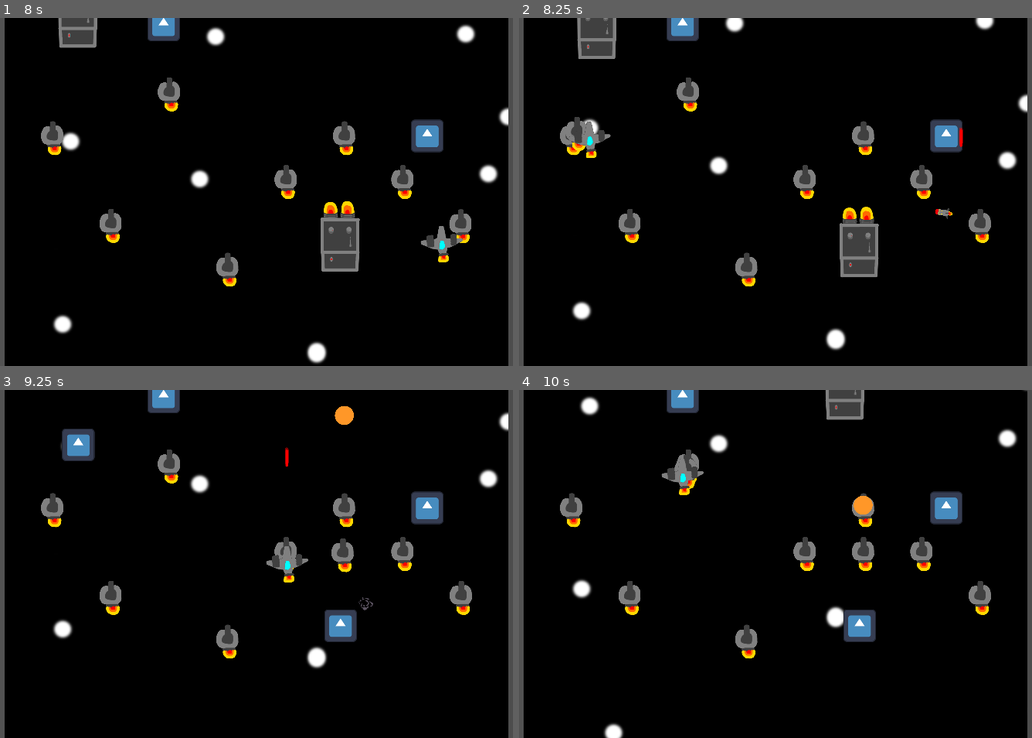
Above: before the commit, frames 1-4 (two rows, left to right).
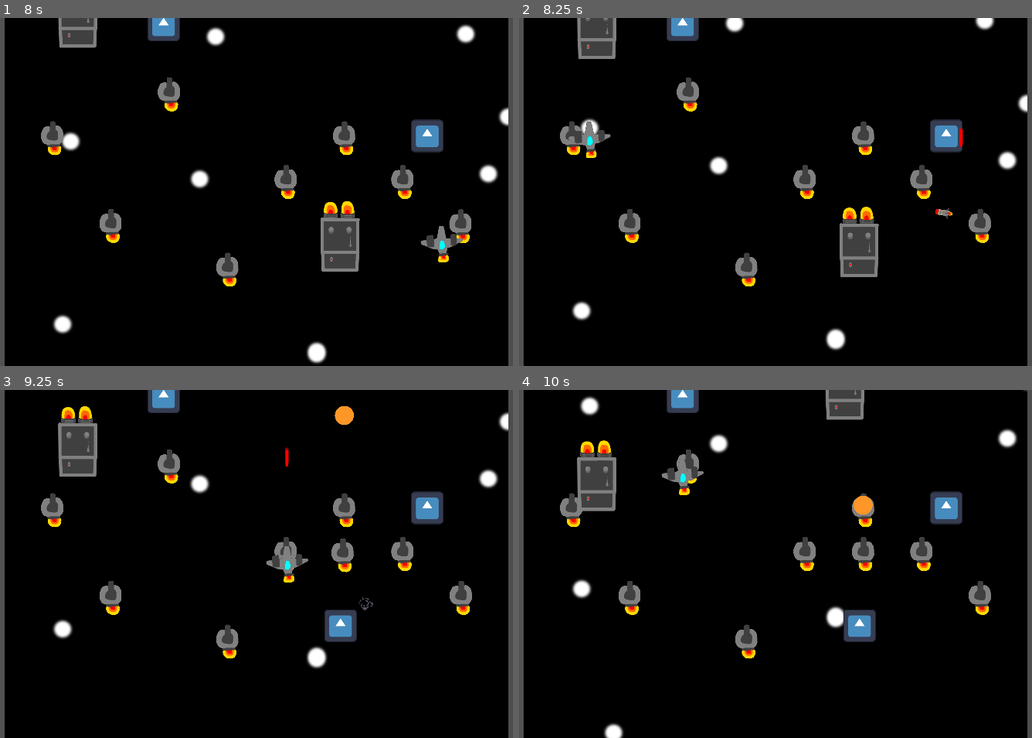
Above: after the commit, the same moments.

Repository: mykyta-bazhukhin/Cargo-Defense
Game: Godot game, scene res://Scenes/main_scene.tscn
Same seed, same stepped clock (60 frames per second), same inputs: the game is played once before the commit and once after it. The engine's default icon, where the game draws it, is replaced by a stand-in: a white triangle on a blue panel in a dark square.
Inputs (mouse positions are in pixels of both pictures, inside the frame that each line leads up to):
- Up to frame 1 (8 s): move the mouse to (225, 261) at 0.52 s; tap 1 (Place tower 1) at 0.6, 1.35, 2.3, 3.05, 3.8, 4.35, 5.1, 6.05, 6.8, 7.55 s; move the mouse to (441, 244) at 1.27 s; move the mouse to (71, 139) at 2.02 s; tap 2 (Place tower 2) at 2.1, 5.85 s; move the mouse to (287, 192) at 2.77 s; tap 3 (Place tower 3) at 2.85, 6.6 s; move the mouse to (164, 105) at 3.52 s; tap L (give_scrap) at 3.6, 7.35 s; move the mouse to (395, 174) at 4.27 s; move the mouse to (133, 209) at 5.02 s; move the mouse to (318, 115) at 5.77 s; move the mouse to (225, 261) at 6.52 s; move the mouse to (441, 244) at 7.27 s
- Up to frame 2 (8.25 s): move the mouse to (590, 139) at 8.02 s; tap 1 (Place tower 1) at 8.1 s
- Up to frame 3 (9.25 s): move the mouse to (287, 564) at 8.77 s; tap 1 (Place tower 1) at 8.85 s
- Up to frame 4 (10 s): move the mouse to (683, 477) at 9.52 s; tap 2 (Place tower 2) at 9.6 s; tap 1 (Place tower 1) at 9.8 s

Frame 1 is identical in both runs. In frame 2, 0.2% of the frame differs, in the area x 9-14%, y 28-39%; in frame 3, 1.2%; in frame 4, 1.5%, in the area x 9-35%, y 14-40%.

Commit message:
made a super function for spawning towers

Diff:
--- a/Scenes/main_scene.gd
+++ b/Scenes/main_scene.gd
@@ -26,14 +26,7 @@
 	var ball = tower_sample_projectile_scene.instantiate()
 	ball.position = pos
 	$Projectiles.add_child(ball)
-func _select_tower(number: int):
-	var tower = tower_selection_array[number].instantiate()
-	tower.position = $Space_plane.position
-	print(tower.position)
-	tower.connect("shoot_turret", _on_shoot_turret)
-	$Towers.add_child(tower)
-	find_closest_tower_point_and_approach(tower)
-	Global.scrap -= tower.cost
+
 func pythagrean_therom(var1, var2): #returns the result of a pathagreon therom(distance) between 2 variables
 	return sqrt(pow(var1.position.x-var2.position.x, 2) + pow(var1.position.y-var2.position.y, 2))
 
@@ -41,7 +34,7 @@
 	#tower selection code
 	if (Input.is_action_just_pressed("Place tower 1") and tower_selection_array[0] != null and tower1_cost <= Global.scrap):
 		#print("sapwn")
-		_select_tower(0)
+		FIND_POINT_spawn_tower_approach_point(0)
 	if (Input.is_action_just_pressed("Place tower 2") and tower_selection_array[1] != null and tower_selection_array[1].cost <= Global.scrap):
 		var tower = tower_selection_array[1].instantiate() #fix these two to use select tower func
 		tower.position = $Space_plane.position
@@ -57,55 +50,39 @@
 	if (Input.is_action_just_pressed("give_scrap")):
 		Global.scrap += 1
 
-func find_closest_tower_point_and_approach(tower):
+func FIND_POINT_spawn_tower_approach_point(num: int):
+	'''this is a super function, a big function that has been split up into three parts
+	with capital letter denoting what happens in the function'''
 	var final_min_point_position: Vector2
 	# first finding the closest row of points to the turret
 	var min_dist_point = tower_points_array[0]
-	var min_dist = pythagrean_therom(tower_points_array[0], tower)
+	var min_dist = pythagrean_therom(tower_points_array[0], $Space_plane)
 	var cur_dist = 0
 	for i in tower_points_array.size():
 		#if (tower_points_array[i].is_in_group("Not Occupied")):
-		cur_dist = pythagrean_therom(tower_points_array[i], tower)
+		cur_dist = pythagrean_therom(tower_points_array[i], $Space_plane)
 		#print(str(pythagrean_therom(tower_points_array[i], tower)) + " " + str(i))
 		if (cur_dist <= min_dist):
 			min_dist = cur_dist
 			min_dist_point = tower_points_array[i]
 			#print("position of new min: " + str(i))
-	print(min_dist_point.is_in_group("Not occupied"))
-	if !(min_dist_point.is_in_group("Not occupied")):
+	if (min_dist_point.is_in_group("Not Occupied")):
 		final_min_point_position = Vector2(min_dist_point.position.x, min_dist_point.position.y)
-
-		var tween = get_tree().create_tween()
-		tween.tween_property(tower, "position", final_min_point_position, 0.5).set_trans(Tween.TRANS_QUAD).set_ease(Tween.EASE_OUT)
 		min_dist_point.remove_from_group("Not Occupied")
+		find_point_SPAWN_TOWER_approach_point(num, final_min_point_position)
 	else:
-		print("position occupied")
-	'''
-	var min_dist_row = tower_points_array[0]
-	var min_dist_y = abs(tower_points_array[0].position.y - tower.position.y)
-	var cur_dist_y = 0
-	for i in tower_points_array.size():
-		cur_dist_y = abs(tower_points_array[i].position.y - tower.position.y)
-		if (cur_dist_y <= min_dist_y):
-			min_dist_y = cur_dist_y
-			min_dist_row = tower_points_array[i]
-	#after that use the found row to find the closest point
-	var row_num_points_array = min_dist_row.get_children()
-	var min_dist_colum = row_num_points_array[0]
-	var min_dist_x = abs(tower_points_array[0].position.x - tower.position.x)
-	var cur_dist_x = 0
-	for i in row_num_points_array.size():
-		if (row_num_points_array[i].is_in_group("Not Occupied")):
-			cur_dist_x = abs(row_num_points_array[i].position.x - tower.position.x)
-			if (cur_dist_x <= min_dist_x):
-				min_dist_x = cur_dist_x
-				min_dist_colum = row_num_points_array[i]
-		else:
-			print("position occupied")
-	'''
-
-
-
+		print("postiion occupied")
+func find_point_SPAWN_TOWER_approach_point(num: int, min_pos):
+	var tower = tower_selection_array[num].instantiate()
+	tower.position = $Space_plane.position
+	print(tower.position)
+	tower.connect("shoot_turret", _on_shoot_turret)
+	$Towers.add_child(tower)
+	Global.scrap -= tower.cost
+	find_point_spawn_tower_APPROACH_POINT(min_pos, tower)
+func find_point_spawn_tower_APPROACH_POINT(min_pos, tower):
+	var tween = get_tree().create_tween()
+	tween.tween_property(tower, "position", min_pos, 0.5).set_trans(Tween.TRANS_QUAD).set_ease(Tween.EASE_OUT)
 
 func spawn_enemy_random():
 	var random_number = randi_range(0, len(enemy_list)-1)
